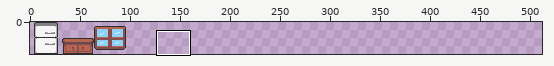
Pixel-art file -- Assets/Sprites/Renders/kitchen_tiles.aseprite. Above: a wide view before the commit, with the close-up outlined.
Close-up. Old version:
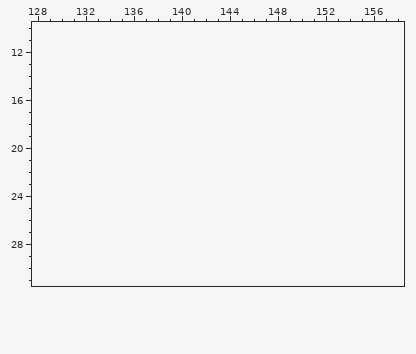
96x32 pixels, 1 frame. Shown: x 128..158, y 10..31. The old version is drawn lined up with the new one, on the new canvas. The commit also changed other parts of the picture, which this record leaves out.
Palette (. is transparent): 
The result:
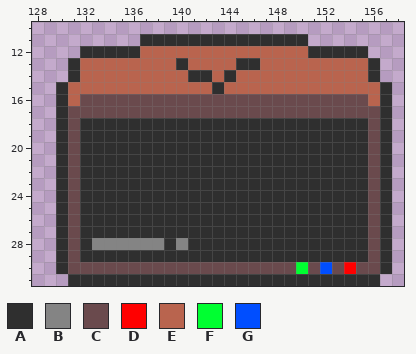
Colours new in this view: A #2f2f2f  B #848484  C #6a4a4d  D #ff0000  E #b9644e  F #00ff31  G #004eff
Change:
canvas 96x32 -> 512x32
Colour A is added in row 11 at x 137 to 150; in row 12 at x 132 to 136 and 151 to 155; in row 13 at x 131, 140, 145 to 146 and 156; in row 14 at x 131, 141 to 142, 144 and 156; in row 15 at x 130, 143 and 157; in rows 16 to 17 at x 130 and 157.
Colour A is added in rows 18 to 27 at x 130, 132 to 155 and 157; in row 28 at x 130, 132, 139, 141 to 155 and 157; in row 29 at x 130, 132 to 155 and 157; in row 30 at x 130 and 157; in row 31 at x 131 to 156.
Colour B is added in row 28 at x 133 to 138 and 140.
Colour C is added in row 16 at x 132 to 155; in row 17 at x 131 to 156; in rows 18 to 29 at x 131 and 156; in row 30 at x 131 to 149, 151, 153 and 155 to 156.
Colour D is added in row 30 at x 154.
Colour E is added in row 12 at x 137 to 150; in row 13 at x 132 to 139, 141 to 144 and 147 to 155; in row 14 at x 132 to 140, 143 and 145 to 155; in row 15 at x 131 to 142 and 144 to 156; in row 16 at x 131 and 156.
Colour F is added in row 30 at x 150.
Colour G is added in row 30 at x 152.
